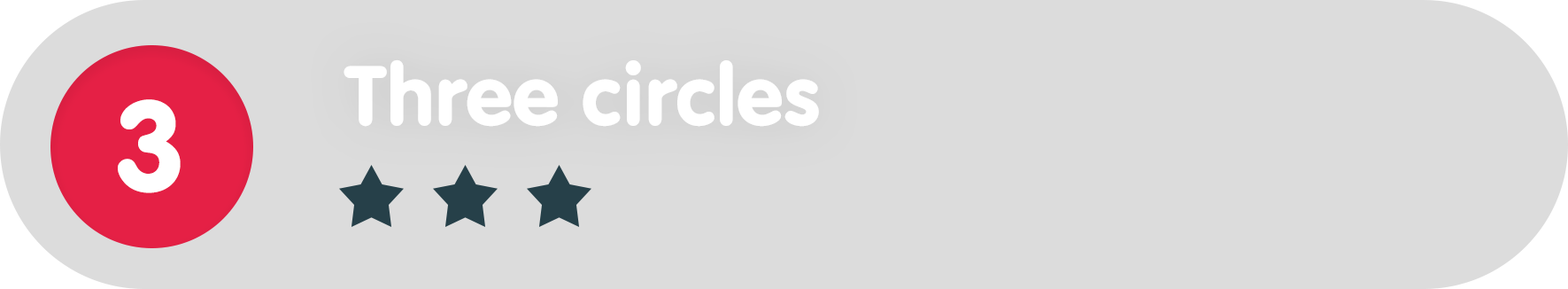
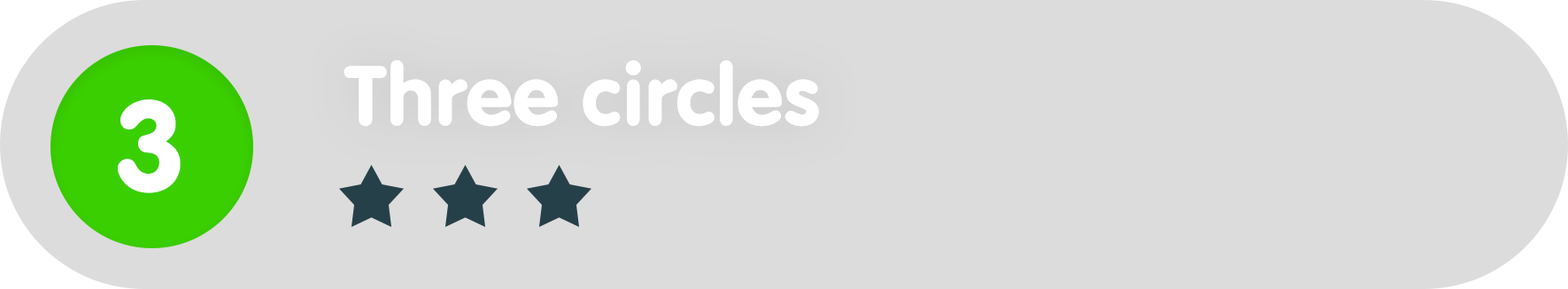
Revision of a layered 1568×289 image; what changed, layer by layer:
painted on "Ellipse_green" over [50, 45, 254, 248]
